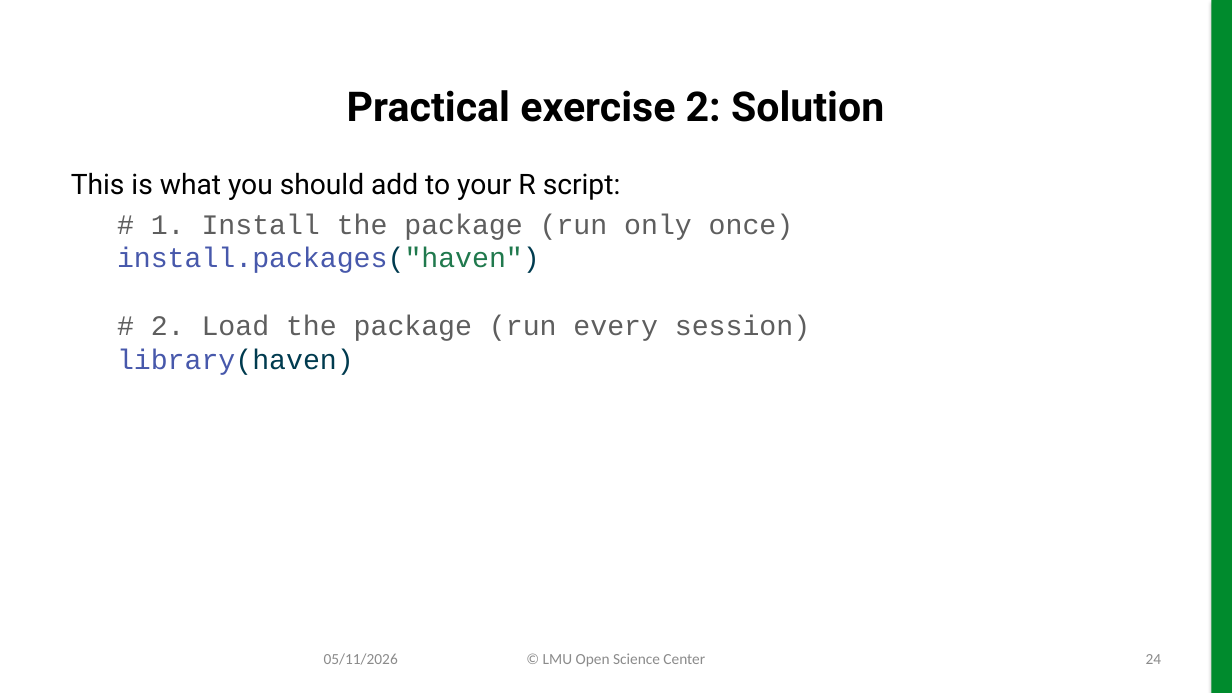
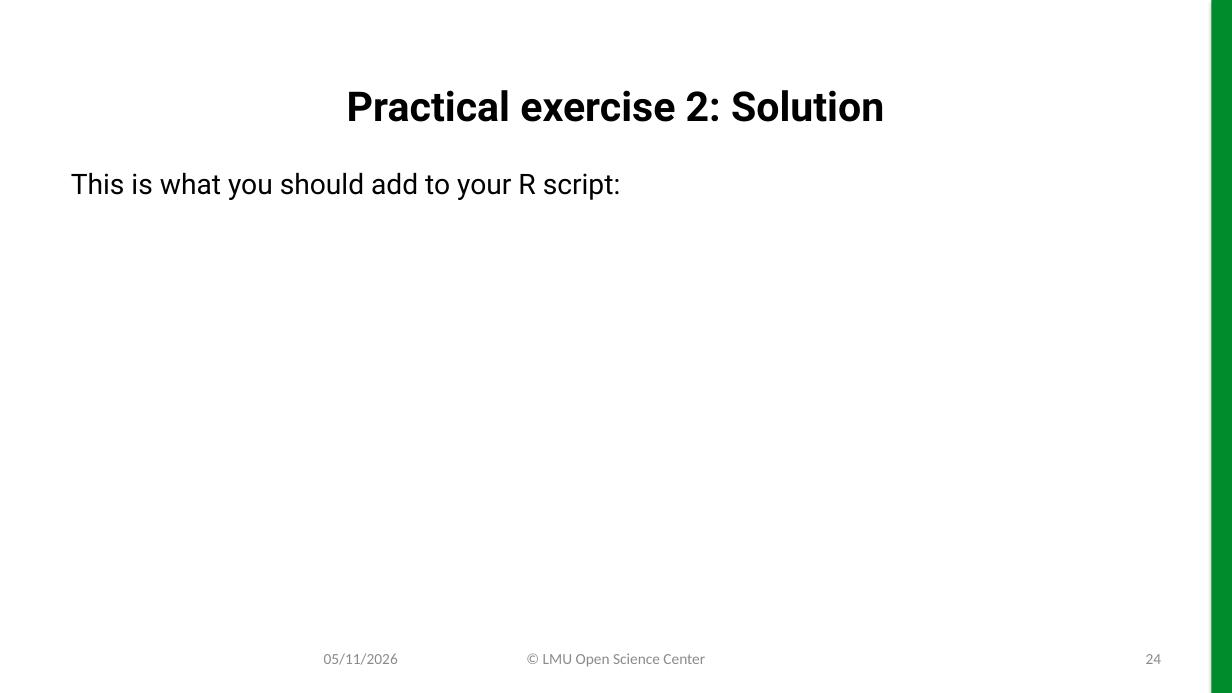
Before and after one commit to lmu-osc/slides-r-part-II, a slide deck: slide 24 of slides-r-part-II.pptx. Drawn at 1232x693 pixels with LibreOffice and Linux fonts; fonts in the diff are those of the drawing; background and template pictures are left out. Boxes give left, top, right and bottom in pixels: in the first picture for what was removed or moved away, otherwise in the second. Text is boxed around its words. In the diff, an @@ line names an element or a change of style, - is before the commit and + after.

```diff
--- a/slides-r-part-II.pptx
+++ b/slides-r-part-II.pptx
@@ text at (117, 214, 810, 375): paragraph removed @@
-# 1. Install the package (run only once)
-install.packages("haven")
-# 2. Load the package (run every session)
-library(haven)
```
Also in this commit, not shown: 10 other slides changed, 34 other files.
